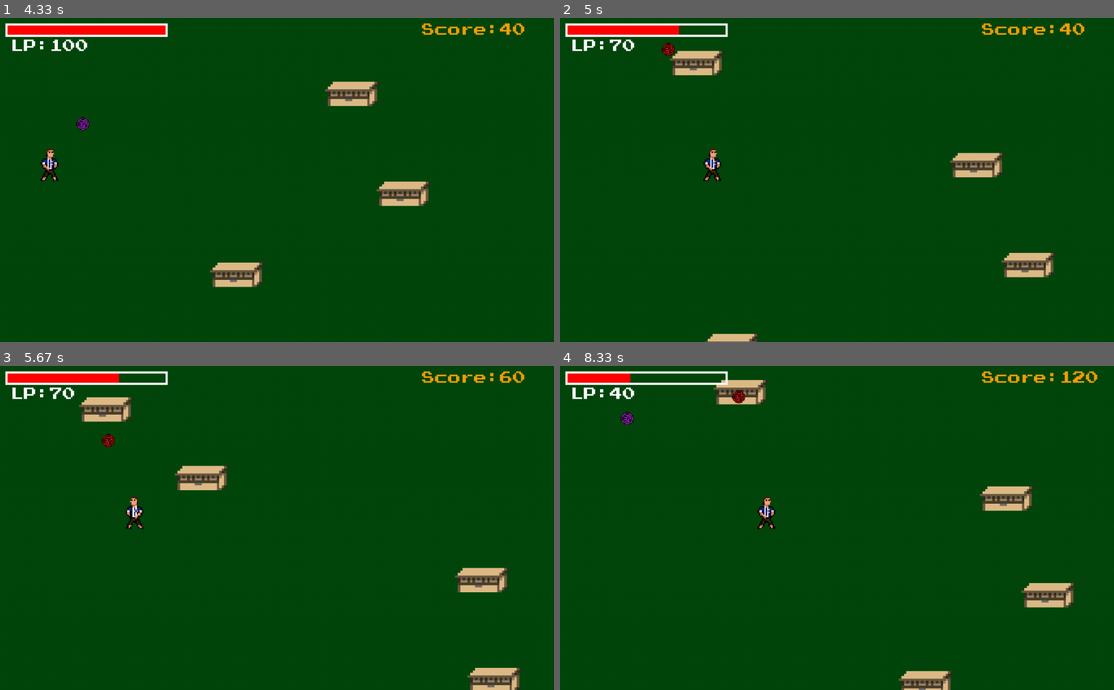
Above: before the commit, frames 1-4 (two rows, left to right).
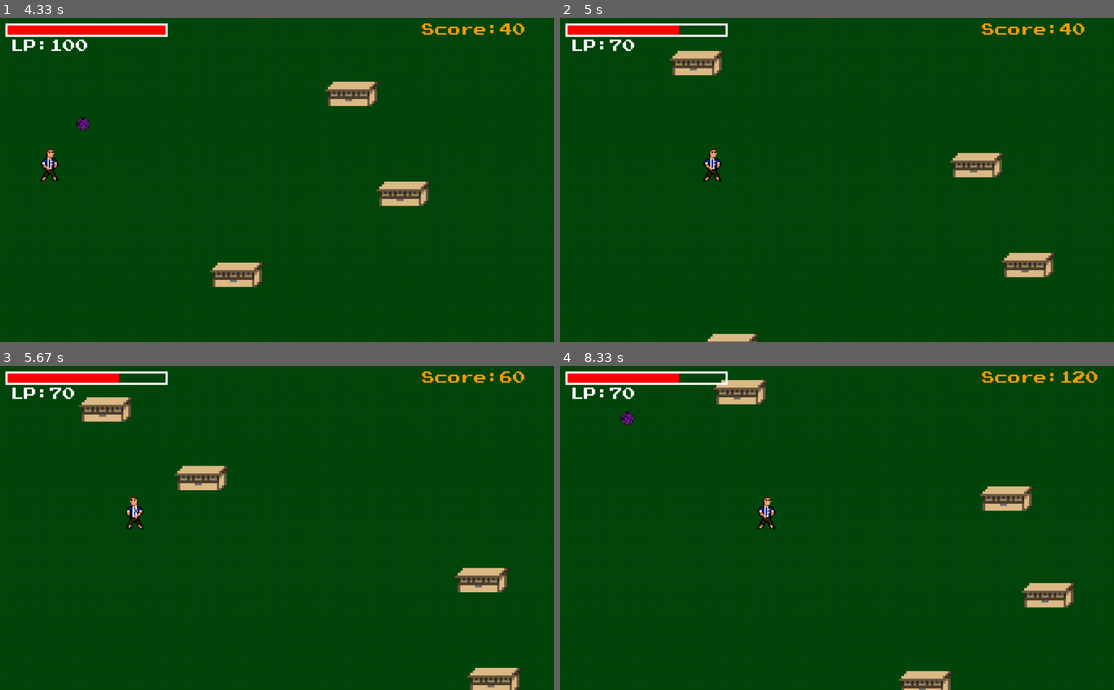
Above: after the commit, the same moments.

Repository: DeLucca990/Projeto_Final_Dsoft
Game: pygame game, started from jogo_pygame.py
The game is run twice, just before and just after one commit, with the same random seed, the same clock (stepped at 60 frames per second) and the same inputs.
Inputs:
- Up to frame 1 (4.33 s): tap Space at 0.33, 1.7, 2, 2.2, 2.5, 2.77, 3.07, 3.2, 3.5, 3.87, 4.17 s; tap 1 at 0.77 s; hold Right 1.13-1.6 s; hold Right 1.63-2.1 s; hold Left 2.13-2.67 s; hold Left 2.7-3.1 s; hold Right 3.13-3.77 s; hold Left 3.8-4.27 s; hold Right from 4.3 s (still down)
- Up to frame 2 (5 s): tap Space at 4.37, 4.67, 4.87 s; release Right at 4.77 s; hold Right from 4.8 s (still down)
- Up to frame 3 (5.67 s): tap Space at 5.17, 5.37 s; release Right at 5.27 s; hold Left from 5.3 s (still down)
- Up to frame 4 (8.33 s): tap Space at 5.67, 5.93, 6.23, 6.37, 6.67, 7.03, 7.33, 7.53, 7.83, 8.03 s; release Left at 5.83 s; hold Left 5.87-6.27 s; hold Right 6.3-6.93 s; hold Left 6.97-7.43 s; hold Right 7.47-7.93 s; hold Right from 7.97 s (still down)

Frame 1 is identical in both runs. In frame 2, less than 0.1% of the frame differs, in the area x 18-21%, y 7-12%; in frame 3, less than 0.1%; in frame 4, 0.4%, in the area x 8-34%, y 2-12%.

Commit message:
colisão ep e plataforma

Diff:
--- a/jogo_pygame.py
+++ b/jogo_pygame.py
@@ -149,6 +149,9 @@
     colisao_jogador_ep=pygame.sprite.spritecollide(jogador,grupo_de_ep,True,pygame.sprite.collide_mask)
     colisao_jogador_vida=pygame.sprite.spritecollide(jogador,grupo_de_monitores,True,pygame.sprite.collide_mask)
     colisao_jogador_mesa=pygame.sprite.spritecollide(jogador,grupo_de_plataforma,False)
+    for plat in grupo_de_plataforma:
+        colisao_ep_plat=pygame.sprite.spritecollide(plat,grupo_de_ep,True,pygame.sprite.collide_mask)
+
     #Colisão plataforma móvel:
     tolerancia_colisao=10
     for plat_movel in colisao_jogador_mesa:
